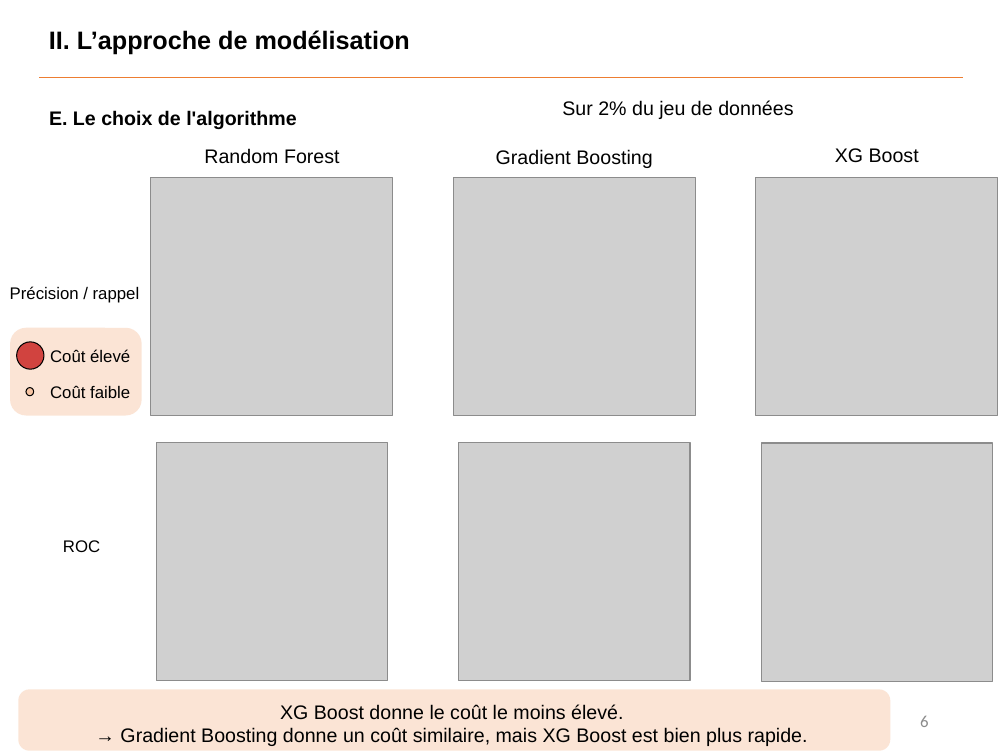
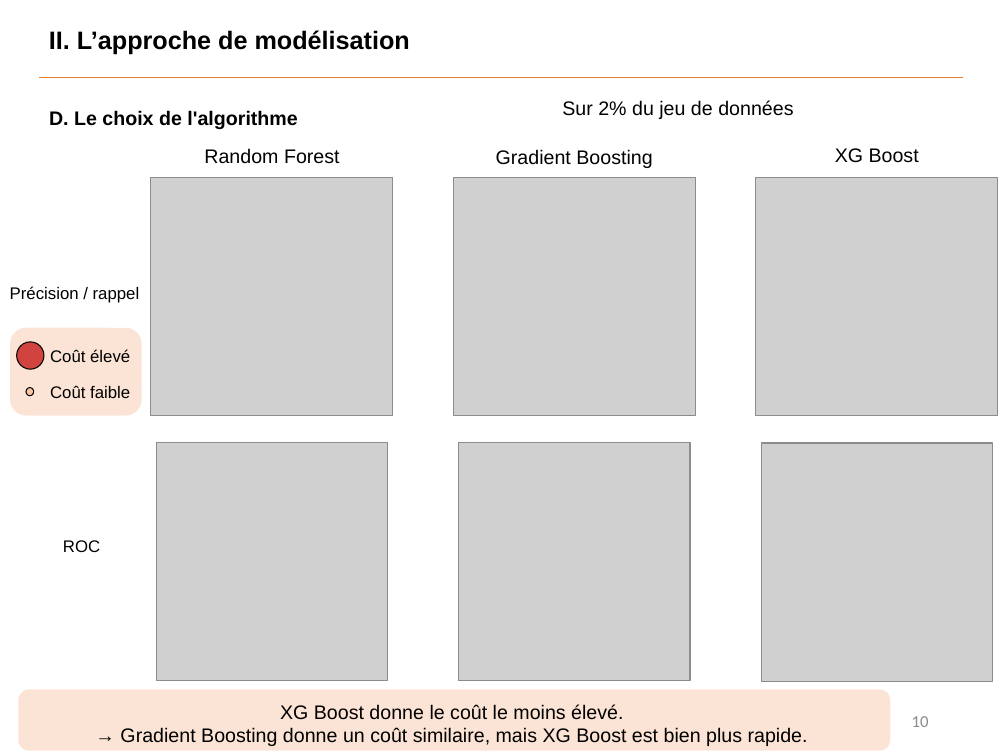
Before and after one commit to Benoit-78/P7_credit_loan_scoring_model, a slide deck: slide 10 of soutenance/P7_soutenance.pptx (slide 6 before the commit). Drawn at 1008x756 pixels with LibreOffice and Linux fonts; fonts in the diff are those of the drawing; grey boxes stand for pictures. Boxes give left, top, right and bottom in pixels: in the first picture for what was removed or moved away, otherwise in the second. Text is boxed around its words. In the diff, an @@ line names an element or a change of style, - is before the commit and + after.

```diff
--- a/soutenance/P7_soutenance.pptx
+++ b/soutenance/P7_soutenance.pptx
@@ text at [49, 110, 297, 129]: text changed @@
-E. Le choix de l'algorithme
+D. Le choix de l'algorithme
@@ page number at [912, 716, 929, 727]: text changed @@
-6
+10
```
Also in this commit, not shown: 14 other slides changed, 7 slides added, 3 slides removed, 4 other files.
